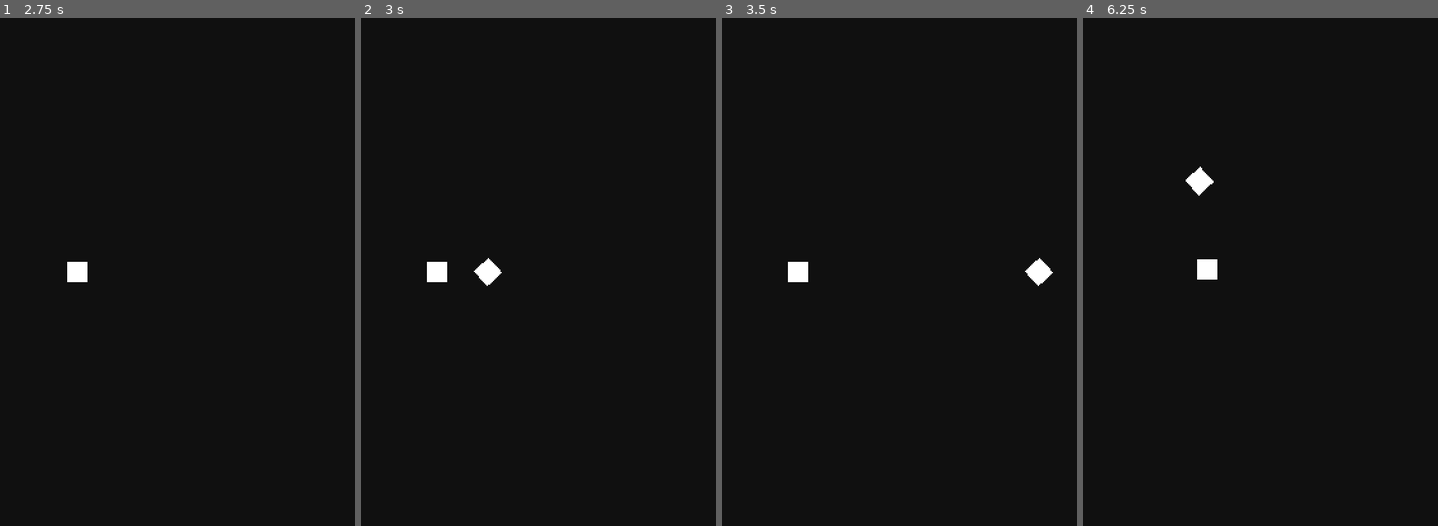
Above: before the commit, frames 1-4 (left to right).
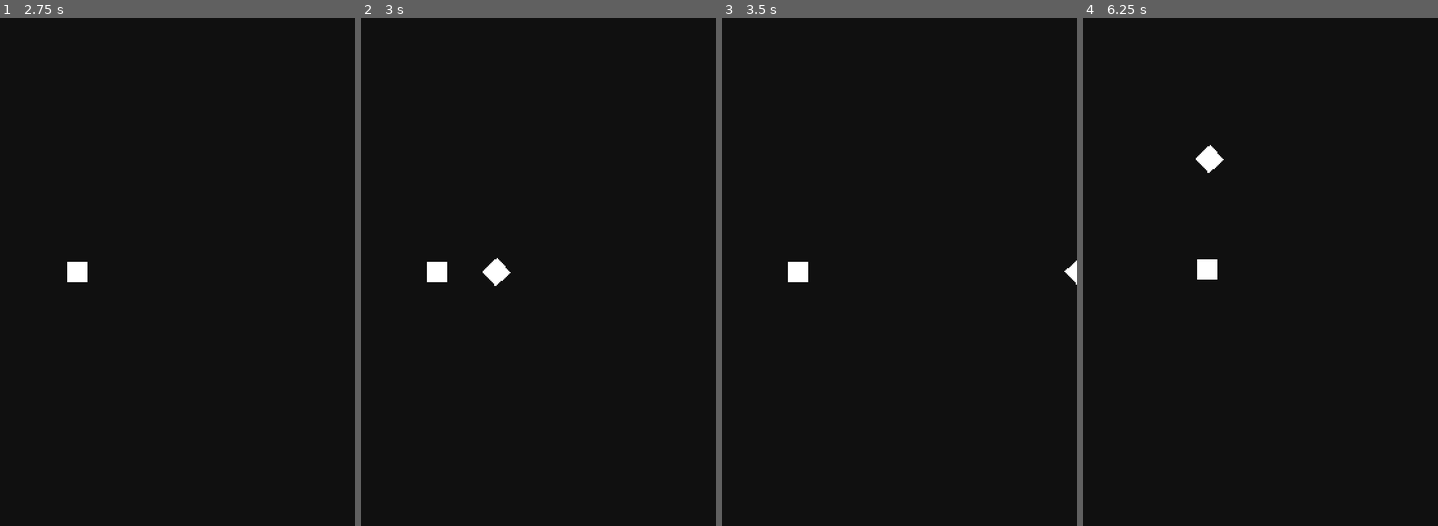
Above: after the commit, the same moments.

Repository: theowiik/PITCH-BLACK
Game: Godot game, scene res://scenes/Game.tscn
Same seed, same stepped clock (60 frames per second), same inputs: the game is played once before the commit and once after it. The engine's default icon, where the game draws it, is replaced by a stand-in: a white triangle on a blue panel in a dark square.
Inputs (mouse positions are in pixels of both pictures, inside the frame that each line leads up to):
- Up to frame 1 (2.75 s): tap Enter at 0.5 s; move the mouse to (74, 373) at 0.52 s; hold Right mouse button (add_rocket) 0.53-1.28 s; hold W (up) 0.53-2.03 s; move the mouse to (252, 348) at 1.27 s; click (252, 348) at 1.35 s; move the mouse to (outside the picture) at 2.02 s; hold A (left) from 2.03 s (still down); hold Right mouse button (add_rocket) from 2.03 s (still down)
- Up to frame 2 (3 s): keep holding A (left); tap Space at 2.75 s; move the mouse to (488, 272) at 2.77 s; release Right mouse button (add_rocket) at 2.78 s; click (488, 272) at 2.85 s
- Up to frame 3 (3.5 s): keep holding A (left)
- Up to frame 4 (6.25 s): move the mouse to (1107, 145) at 3.52 s; release A (left) at 3.53 s; hold S (down) 3.53-4.28 s; hold Right mouse button (add_rocket) 3.53-4.28 s; move the mouse to (1296, 246) at 4.27 s; hold D (right) 4.28-5.03 s; click (1296, 246) at 4.35 s; move the mouse to (1083, 297) at 5.02 s; hold W (up) 5.03-5.78 s; hold Right mouse button (add_rocket) 5.03-5.78 s; tap Enter at 5.75 s; move the mouse to (1235, 160) at 5.77 s; hold D (right) from 5.78 s (still down); click (1235, 160) at 5.85 s

Frame 1 is identical in both runs. In frame 2, 0.2% of the frame differs, in the area x 31-43%, y 47-53%; in frame 3, 0.3%; in frame 4, 0.5%, in the area x 28-40%, y 25-35%.

Commit message:
add detected bool to enemies

Diff:
--- a/scenes/Projectile.tscn
+++ b/scenes/Projectile.tscn
@@ -36,3 +36,4 @@
 [node name="AnimationPlayer" type="AnimationPlayer" parent="."]
 autoplay = "spinning"
 anims/spinning = SubResource( 2 )
+[connection signal="body_entered" from="." to="." method="_on_Projectile_body_entered"]
--- a/scripts/Actor.gd
+++ b/scripts/Actor.gd
@@ -2,4 +2,11 @@
 
 class_name Actor
 
+var health: int = 100
 const movement_speed: int = 100
+
+func take_damage(damage: int) -> void:
+	health -= damage
+
+	if health <= 0:
+		queue_free()
--- a/scripts/Enemy.gd
+++ b/scripts/Enemy.gd
@@ -2,6 +2,7 @@
 
 # temp
 onready var player: Actor
+var detected: bool = false
 
 func _ready():
 	$Sprite.visible = false
@@ -11,9 +12,11 @@
 	move_and_slide(global_position.direction_to(player.global_position) * movement_speed)
 
 func reveal() -> void:
+	if detected: return
 	$RevealText.visible = true
 	$RevealTime.start()
 	$Sprite.visible = true
+	detected = true
 
 func _on_RevealTime_timeout():
 	$RevealText.visible = false
--- a/scripts/Projectile.gd
+++ b/scripts/Projectile.gd
@@ -3,7 +3,8 @@
 class_name Projectile
 
 var dir_vector: Vector2 = Vector2(0, 0)
-const speed: int = 200;
+var damage: int = 50
+const speed: int = 250;
 
 func _ready():
 	var m = get_global_mouse_position()
@@ -11,3 +12,7 @@
 
 func _physics_process(delta):
 	transform = transform.translated(dir_vector * speed * delta)
+
+func _on_Projectile_body_entered(body):
+	body.take_damage(damage)
+	queue_free()
